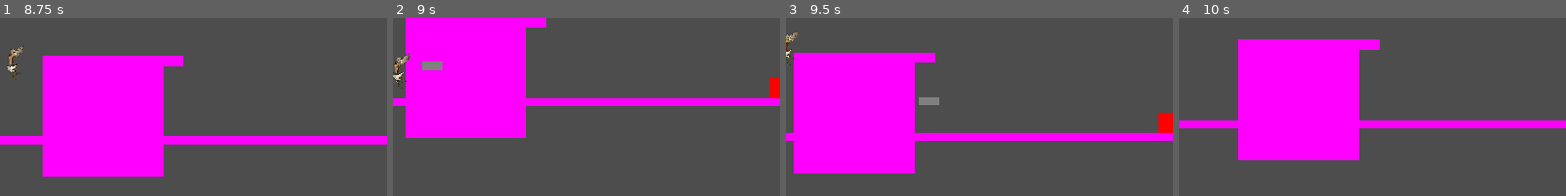
Above: before the commit, frames 1-4 (left to right).
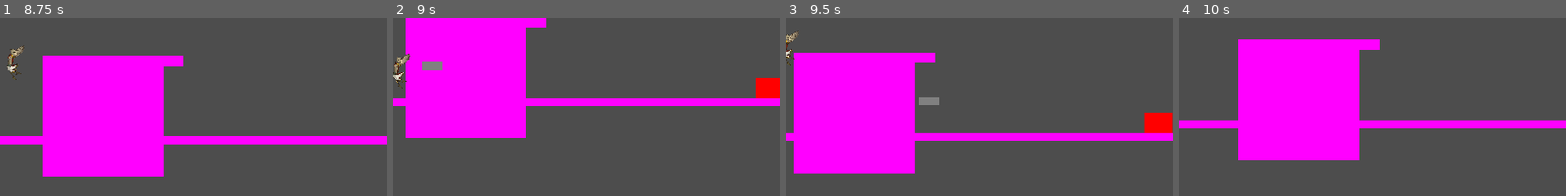
Above: after the commit, the same moments.

Repository: M4przybysz/Kamen-z-serca
Game: Godot game, scene res://src/main/main.tscn
Two runs of this game, one before a commit and one after it. Both use one fixed random seed, a clock stepped at 60 frames per second and the inputs below.
Inputs (mouse positions are % of the whole screen's width and height, from its top left):
- Up to frame 1 (8.75 s): move the mouse to (72, 55) at 0.52 s; hold D (move_right) 0.53-2.03 s; tap Space (jump) at 0.6, 0.77, 1.07, 1.52, 1.55, 1.82, 2.3, 3.02, 3.05, 3.32, 3.77, 3.8, 4.07, 4.52, 4.55, 4.82, 5.3, 6.02, 6.05, 6.32, 6.6, 6.77, 7.07, 7.52, 7.55, 7.82, 8.3 s; move the mouse to (30, 67) at 1.27 s; tap Mouse wheel down (change_feather_down) at 1.35, 7.35 s; move the mouse to (60, 34) at 2.02 s; hold A (move_left) 2.03-2.78 s; tap Mouse wheel up (change_feather_up) at 2.1, 8.1 s; move the mouse to (45, 85) at 2.77 s; hold D (move_right) 2.78-4.28 s; tap Middle mouse button (feather_throw) at 2.85 s; move the mouse to (80, 79) at 3.52 s; tap Q (shield_use) at 3.6 s; move the mouse to (20, 43) at 4.27 s; hold A (move_left) 4.28-5.03 s; tap Shift (slide_and_air_dash) at 4.35 s; move the mouse to (55, 61) at 5.02 s; hold D (move_right) 5.03-5.78 s; hold Right mouse button (spear_attack) 5.03-5.78 s; move the mouse to (35, 31) at 5.77 s; hold A (move_left) 5.78-7.28 s; click (35, 31) at 5.85 s; move the mouse to (72, 55) at 6.52 s; move the mouse to (30, 67) at 7.27 s; hold D (move_right) from 7.28 s (still down); move the mouse to (60, 34) at 8.02 s
- Up to frame 2 (9 s): keep holding D (move_right); move the mouse to (45, 85) at 8.77 s; tap Middle mouse button (feather_throw) at 8.85 s
- Up to frame 3 (9.5 s): keep holding D (move_right); tap Space (jump) at 9.02, 9.05, 9.32 s
- Up to frame 4 (10 s): move the mouse to (80, 79) at 9.52 s; release D (move_right) at 9.53 s; hold A (move_left) from 9.53 s (still down); tap Q (shield_use) at 9.6 s; tap Space (jump) at 9.77, 9.8 s
The pictures show only the part of the screen within x 50-100%, y 50-100%; the shares and areas given below are measured in that part.

Frame 1 is identical in both runs. In frame 2, 0.4% of the frame differs, in the area x 93-98%, y 33-46%; in frame 3, 0.5%, in the area x 92-100%, y 53-65%; in frame 4, nothing differs.

Commit message:
Added removing enemy on death and attack hitbox. Removed CombatRange and IdleRange areas.

Diff:
--- a/la_creatura_game/src/templates/characters/enemy_template.gd
+++ b/la_creatura_game/src/templates/characters/enemy_template.gd
@@ -3,15 +3,12 @@
 @onready var animated_sprite_2d: AnimatedSprite2D = $AnimatedSprite2D
 @onready var normal_collision: CollisionShape2D = $NormalCollision
 @onready var hurtbox_collision: CollisionShape2D = $Hurtbox/CollisionShape2D
-@onready var idle_range_collision: CollisionShape2D = $MovementRange/IdleRange/CollisionShape2D
-@onready var combat_range_collision: CollisionShape2D = $MovementRange/CombatRange/CollisionShape2D
 @onready var example_attack_collision: CollisionShape2D = $Attacks/ExampleAttack/CollisionShape2D
 @onready var reset_hp_timer: Timer = $Timers/ResetHPTimer
-
+@onready var attack_timer: Timer = $Timers/AttackTimer
 
 # Movement variables
-@export var movement_speed = 300.0
-@export var jump_velocity = -400.0
+@export var movement_speed = 200.0
 var starting_point: Vector2
 @export var idle_distance: int = 250
 @export var combat_distance: int = 500
@@ -39,10 +36,6 @@
 
 func _ready() -> void:
 	starting_point = global_position
-	idle_range_collision.shape.size.x = idle_distance
-	idle_range_collision.position.x = idle_distance/2 + 35
-	combat_range_collision.shape.size.x = combat_distance
-	combat_range_collision.position.x = combat_distance/2 + 35
 	hp = max_hp
 
 func _physics_process(delta: float) -> void:
@@ -65,15 +58,9 @@
 # State machine handling
 #########################################
 func state_machine():
-	if hp <= 0:
-		state = "dead"
-
 	# Check lots of conditions to determine the state
 
 	match state:
-		"dead":
-			# Remove enemy from the level
-			pass
 		"idle":
 			if seesPlayer:
 				state = "combat"
@@ -100,7 +87,7 @@
 			if playerTooFar:
 				state = "combat"
 			else:
-				pass
+				attack()
 		_:
 			print("undefined state")
 
@@ -110,8 +97,10 @@
 func flip_h(direction):
 	if direction > 0:
 		animated_sprite_2d.flip_h = false
+		example_attack_collision.position.x = 45
 	elif direction < 0:
 		animated_sprite_2d.flip_h = true
+		example_attack_collision.position.x = -45
 
 #########################################
 # Hitboxes and hurtboxes handling
@@ -135,6 +124,10 @@
 func _on_reset_hp_timer_timeout() -> void:
 	hp = max_hp
 
+func _on_attack_timer_timeout() -> void:
+	example_attack_collision.visible = false
+	example_attack_collision.disabled = true
+
 #########################################
 # Combat handling
 #########################################
@@ -143,18 +136,15 @@
 		hp -= value
 	else:
 		hp = 0
+	print(hp)
 	if hp <= 0:
-		# Delete enemy
-		pass
+		# TODO: Add death animation
+		print("Deleting enemy...")
+		queue_free()
 
 func attack() -> void:
-	pass
+	example_attack_collision.visible = true
+	example_attack_collision.disabled = false
 
 func checkDistanceTooPlayer() -> void:
 	pass
-
-func _on_idle_range_area_entered(area: Area2D) -> void:
-	pass # Replace with function body.
-
-func _on_combat_range_area_exited(area: Area2D) -> void:
-	pass # Replace with function body.
--- a/la_creatura_game/src/templates/characters/enemy_template.tscn
+++ b/la_creatura_game/src/templates/characters/enemy_template.tscn
@@ -1,15 +1,10 @@
-[gd_scene load_steps=8 format=3 uid="uid://df6sgaa02ae60"]
+[gd_scene load_steps=6 format=3 uid="uid://df6sgaa02ae60"]
 
 [ext_resource type="Script" path="res://src/templates/characters/enemy_template.gd" id="1_n7tus"]
 
-[sub_resource type="RectangleShape2D" id="RectangleShape2D_8b82t"]
-size = Vector2(20, 50)
-
-[sub_resource type="RectangleShape2D" id="RectangleShape2D_y1al6"]
-size = Vector2(20, 50)
-
-[sub_resource type="RectangleShape2D" id="RectangleShape2D_dfvyj"]
-size = Vector2(70, 50)
+[sub_resource type="CapsuleShape2D" id="CapsuleShape2D_4h4jj"]
+radius = 25.0
+height = 70.0
 
 [sub_resource type="RectangleShape2D" id="RectangleShape2D_bl10x"]
 size = Vector2(70, 50)
@@ -33,11 +28,6 @@
 }, {
 "frames": [],
 "loop": true,
-"name": &"dead",
-"speed": 5.0
-}, {
-"frames": [],
-"loop": true,
 "name": &"idle",
 "speed": 5.0
 }, {
@@ -48,9 +38,11 @@
 }]
 
 [sub_resource type="RectangleShape2D" id="RectangleShape2D_li7yr"]
-size = Vector2(90, 50)
+size = Vector2(20, 50)
 
 [node name="EnemyTemplate" type="CharacterBody2D"]
+collision_layer = 16
+collision_mask = 16
 script = ExtResource("1_n7tus")
 
 [node name="Timers" type="Node" parent="."]
@@ -58,56 +50,56 @@
 [node name="ResetHPTimer" type="Timer" parent="Timers"]
 wait_time = 10.0
 
-[node name="MovementRange" type="Node2D" parent="."]
-
-[node name="IdleRange" type="Area2D" parent="MovementRange"]
-
-[node name="CollisionShape2D" type="CollisionShape2D" parent="MovementRange/IdleRange"]
-position = Vector2(0, 25)
-shape = SubResource("RectangleShape2D_8b82t")
-
-[node name="CombatRange" type="Area2D" parent="MovementRange"]
-
-[node name="CollisionShape2D" type="CollisionShape2D" parent="MovementRange/CombatRange"]
-position = Vector2(0, 25)
-shape = SubResource("RectangleShape2D_y1al6")
+[node name="AttackTimer" type="Timer" parent="Timers"]
+wait_time = 0.5
 
 [node name="NormalCollision" type="CollisionShape2D" parent="."]
-position = Vector2(35, 25)
-shape = SubResource("RectangleShape2D_dfvyj")
+rotation = 1.5708
+shape = SubResource("CapsuleShape2D_4h4jj")
 
-[node name="Hurtbox" type="Area2D" parent="."]
+[node name="Hurtbox" type="Area2D" parent="." groups=["enemy"]]
+position = Vector2(-35, -25)
+collision_layer = 6
+collision_mask = 4
 
 [node name="CollisionShape2D" type="CollisionShape2D" parent="Hurtbox"]
 position = Vector2(35, 25)
 shape = SubResource("RectangleShape2D_bl10x")
 
 [node name="ColorRect" type="ColorRect" parent="."]
-offset_right = 70.0
-offset_bottom = 50.0
+offset_left = -35.0
+offset_top = -25.0
+offset_right = 35.0
+offset_bottom = 25.0
 color = Color(1, 0, 0, 1)
 
 [node name="AnimatedSprite2D" type="AnimatedSprite2D" parent="."]
+position = Vector2(-35, -25)
 sprite_frames = SubResource("SpriteFrames_mbqbr")
-animation = &"attack"
+animation = &"idle"
 autoplay = "idle"
 
 [node name="Attacks" type="Node2D" parent="."]
 
-[node name="ExampleAttack" type="Area2D" parent="Attacks"]
+[node name="ExampleAttack" type="Area2D" parent="Attacks" groups=["enemy"]]
+collision_layer = 2
+collision_mask = 2
 
 [node name="CollisionShape2D" type="CollisionShape2D" parent="Attacks/ExampleAttack"]
-position = Vector2(45, 25)
+visible = false
+position = Vector2(45, 0)
 shape = SubResource("RectangleShape2D_li7yr")
+disabled = true
 
-[node name="ColorRect" type="ColorRect" parent="Attacks/ExampleAttack"]
-offset_left = 70.0
-offset_right = 90.0
-offset_bottom = 50.0
-color = Color(0, 1, 1, 1)
+[node name="ColorRect" type="ColorRect" parent="Attacks/ExampleAttack/CollisionShape2D"]
+offset_left = -10.0
+offset_top = -25.0
+offset_right = 10.0
+offset_bottom = 25.0
+color = Color(1, 0, 0, 0.501961)
+metadata/_edit_use_anchors_ = true
 
 [connection signal="timeout" from="Timers/ResetHPTimer" to="." method="_on_reset_hp_timer_timeout"]
-[connection signal="area_entered" from="MovementRange/IdleRange" to="." method="_on_idle_range_area_entered"]
-[connection signal="area_exited" from="MovementRange/CombatRange" to="." method="_on_combat_range_area_exited"]
+[connection signal="timeout" from="Timers/AttackTimer" to="." method="_on_attack_timer_timeout"]
 [connection signal="area_entered" from="Hurtbox" to="." method="_on_hurtbox_area_entered"]
 [connection signal="area_exited" from="Hurtbox" to="." method="_on_hurtbox_area_exited"]
--- a/la_creatura_game/src/test_elements/levels/programmers_playground.tscn
+++ b/la_creatura_game/src/test_elements/levels/programmers_playground.tscn
@@ -38,6 +38,8 @@
 
 [node name="Block" type="StaticBody2D" parent="BuildingBlocks"]
 position = Vector2(1500, 450)
+collision_layer = 17
+collision_mask = 17
 physics_material_override = SubResource("PhysicsMaterial_yoxu6")
 
 [node name="ColorRect" type="ColorRect" parent="BuildingBlocks/Block"]
@@ -52,6 +54,8 @@
 
 [node name="Block1" type="StaticBody2D" parent="BuildingBlocks"]
 position = Vector2(1800, 450)
+collision_layer = 17
+collision_mask = 17
 physics_material_override = SubResource("PhysicsMaterial_yoxu6")
 
 [node name="ColorRect" type="ColorRect" parent="BuildingBlocks/Block1"]
@@ -67,6 +71,8 @@
 [node name="Block2" type="StaticBody2D" parent="BuildingBlocks"]
 position = Vector2(932, 650)
 rotation = -0.261799
+collision_layer = 17
+collision_mask = 17
 physics_material_override = SubResource("PhysicsMaterial_yoxu6")
 
 [node name="ColorRect" type="ColorRect" parent="BuildingBlocks/Block2"]
@@ -81,6 +87,8 @@
 
 [node name="Block3" type="StaticBody2D" parent="BuildingBlocks"]
 position = Vector2(1025, 624)
+collision_layer = 17
+collision_mask = 17
 physics_material_override = SubResource("PhysicsMaterial_yoxu6")
 
 [node name="ColorRect" type="ColorRect" parent="BuildingBlocks/Block3"]
@@ -95,6 +103,8 @@
 
 [node name="Floor" type="StaticBody2D" parent="BuildingBlocks"]
 position = Vector2(0, 650)
+collision_layer = 17
+collision_mask = 17
 physics_material_override = SubResource("PhysicsMaterial_yoxu6")
 
 [node name="ColorRect" type="ColorRect" parent="BuildingBlocks/Floor"]
@@ -110,6 +120,8 @@
 
 [node name="Floor1" type="StaticBody2D" parent="BuildingBlocks"]
 position = Vector2(1800, 650)
+collision_layer = 17
+collision_mask = 17
 physics_material_override = SubResource("PhysicsMaterial_yoxu6")
 
 [node name="ColorRect" type="ColorRect" parent="BuildingBlocks/Floor1"]
